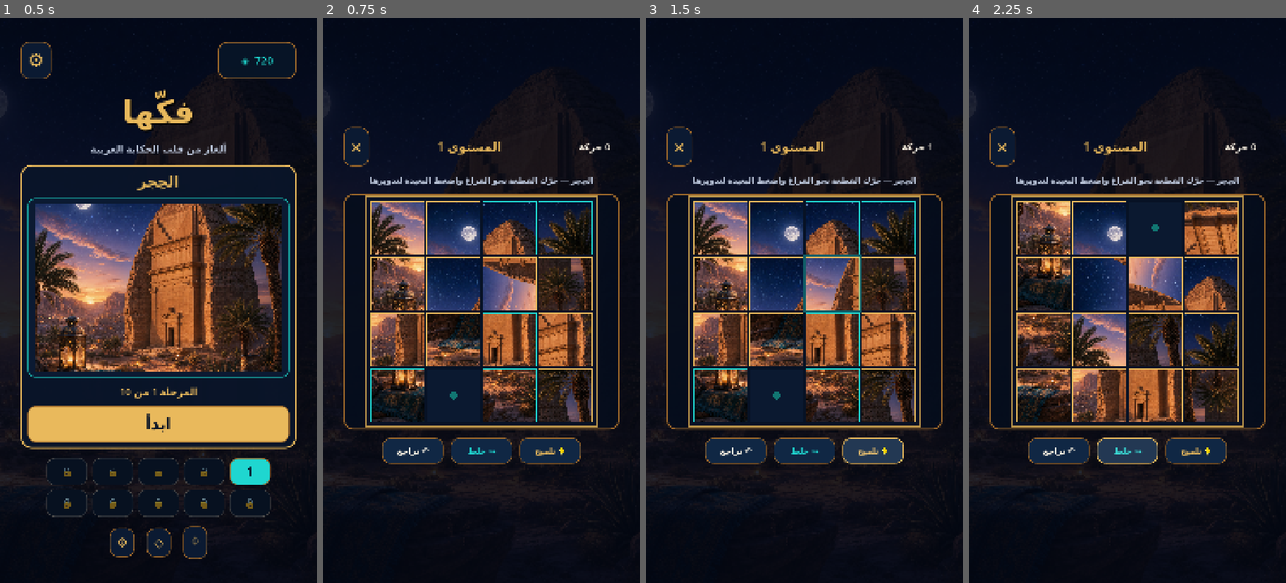
Above: before the commit, frames 1-4 (left to right).
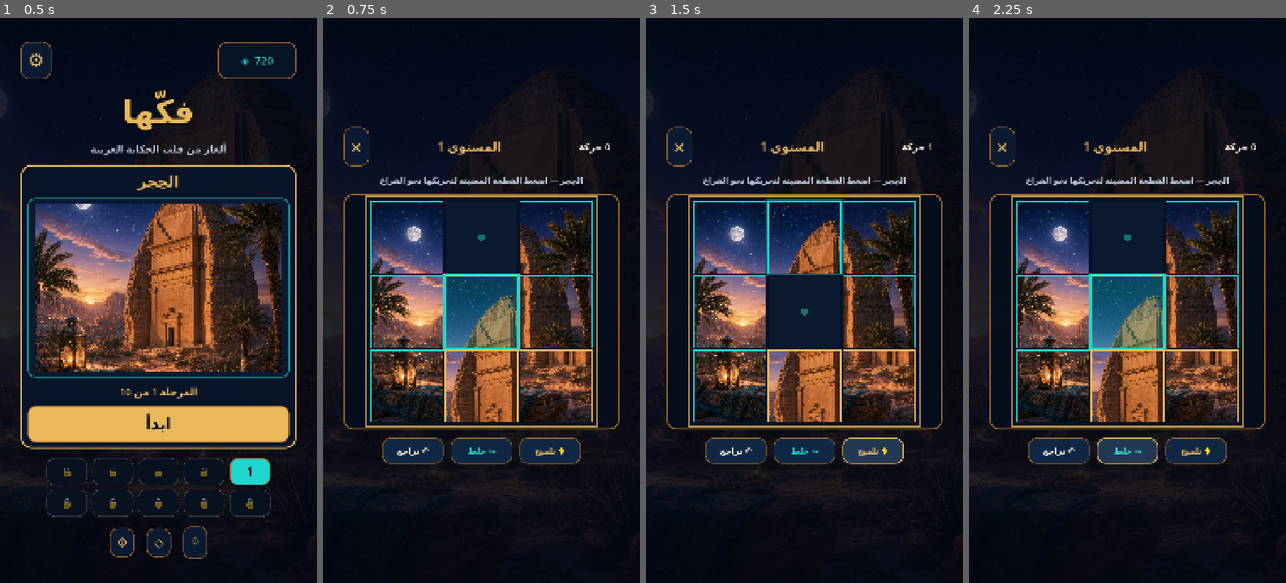
Above: after the commit, the same moments.

Repository: RUDY4K/plixfy
Game: Godot game, scene res://scenes/main.tscn
The game is run twice, just before and just after one commit, with the same random seed, the same clock (stepped at 60 frames per second) and the same inputs.
Inputs:
- Up to frame 1 (0.5 s): no input
- Up to frame 2 (0.75 s): click "ابدأ" at 0.5 s
- Up to frame 3 (1.5 s): click "💡 تلميح" at 1.25 s
- Up to frame 4 (2.25 s): click "↝ خلط" at 2 s

Frame 1 is identical in both runs. In frame 2, 20% of the frame differs, in the area x 14-86%, y 28-72%; in frame 3, 20%; in frame 4, 22%.

Commit message:
feat: ease players into Fakkaha puzzles

Diff:
--- a/games/fakkaha/scripts/main.gd
+++ b/games/fakkaha/scripts/main.gd
@@ -3,16 +3,16 @@
 const PuzzleBoardScript = preload("res://scripts/puzzle_board.gd")
 const SAVE_PATH := "user://progress.cfg"
 const LEVELS := [
-    {"name": "الحِجر", "texture": preload("res://assets/levels/hegra_01.png")},
-    {"name": "الدرعية", "texture": preload("res://assets/levels/diriyah_02.png")},
-    {"name": "جدة التاريخية", "texture": preload("res://assets/levels/jeddah_03.png")},
-    {"name": "رجال ألمع", "texture": preload("res://assets/levels/rijal_almaa_04.png")},
-    {"name": "جزر فرسان", "texture": preload("res://assets/levels/farasan_05.png")},
-    {"name": "واحة الأحساء", "texture": preload("res://assets/levels/alahsa_06.png")},
-    {"name": "حافة العالم", "texture": preload("res://assets/levels/edge_world_07.png")},
-    {"name": "قصر المصمك", "texture": preload("res://assets/levels/masmak_08.png")},
-    {"name": "ورد الطائف", "texture": preload("res://assets/levels/taif_09.png")},
-    {"name": "جبال السودة", "texture": preload("res://assets/levels/soudah_10.png")},
+    {"name": "الحِجر", "texture": preload("res://assets/levels/hegra_01.png"), "grid": 3, "shuffle": 3, "rotations": 0},
+    {"name": "الدرعية", "texture": preload("res://assets/levels/diriyah_02.png"), "grid": 3, "shuffle": 6, "rotations": 0},
+    {"name": "جدة التاريخية", "texture": preload("res://assets/levels/jeddah_03.png"), "grid": 3, "shuffle": 10, "rotations": 1},
+    {"name": "رجال ألمع", "texture": preload("res://assets/levels/rijal_almaa_04.png"), "grid": 3, "shuffle": 14, "rotations": 2},
+    {"name": "جزر فرسان", "texture": preload("res://assets/levels/farasan_05.png"), "grid": 4, "shuffle": 8, "rotations": 0},
+    {"name": "واحة الأحساء", "texture": preload("res://assets/levels/alahsa_06.png"), "grid": 4, "shuffle": 14, "rotations": 1},
+    {"name": "حافة العالم", "texture": preload("res://assets/levels/edge_world_07.png"), "grid": 4, "shuffle": 22, "rotations": 2},
+    {"name": "قصر المصمك", "texture": preload("res://assets/levels/masmak_08.png"), "grid": 4, "shuffle": 32, "rotations": 4},
+    {"name": "ورد الطائف", "texture": preload("res://assets/levels/taif_09.png"), "grid": 4, "shuffle": 46, "rotations": 7},
+    {"name": "جبال السودة", "texture": preload("res://assets/levels/soudah_10.png"), "grid": 4, "shuffle": 60, "rotations": 10},
 ]
 
 const BG := Color("#071225")
@@ -196,7 +196,12 @@
     moves_label.custom_minimum_size.x = 170
     top.add_child(moves_label)
 
-    column.add_child(_label(LEVELS[selected_level].name + " — حرّك القطعة نحو الفراغ واضغط البعيدة لتدويرها", 28, MUTED))
+    var guidance := "اضغط القطعة المضيئة لتحريكها نحو الفراغ"
+    if selected_level == 1:
+        guidance = "رتّب الصورة بتحريك القطع المجاورة نحو الفراغ"
+    elif selected_level >= 2:
+        guidance = "حرّك القطع، واضغط القطعة البعيدة لتدويرها"
+    column.add_child(_label(LEVELS[selected_level].name + " — " + guidance, 28, MUTED))
 
     var board_frame := PanelContainer.new()
     board_frame.size_flags_vertical = Control.SIZE_SHRINK_CENTER
@@ -210,7 +215,10 @@
     var board: PuzzleBoard = PuzzleBoardScript.new()
     board.name = "PuzzleBoard"
     board.puzzle_texture = _level_texture(selected_level)
-    board.difficulty = selected_level + 1
+    board.grid_size = int(LEVELS[selected_level].grid)
+    board.shuffle_steps = int(LEVELS[selected_level].shuffle)
+    board.rotated_tile_count = int(LEVELS[selected_level].rotations)
+    board.tutorial_enabled = selected_level == 0
     board.moves_changed.connect(func(value: int) -> void: moves_label.text = "%d حركة" % value)
     board.puzzle_solved.connect(_complete_level)
     aspect.add_child(board)
--- a/games/fakkaha/scripts/puzzle_board.gd
+++ b/games/fakkaha/scripts/puzzle_board.gd
@@ -4,20 +4,22 @@
 signal moves_changed(value: int)
 signal puzzle_solved
 
-const GRID_SIZE := 4
-const TILE_COUNT := GRID_SIZE * GRID_SIZE
 const GOLD := Color("#E9B95C")
 const TURQUOISE := Color("#1FD6D0")
 const BOARD_BG := Color("#071225")
 
 @export var puzzle_texture: Texture2D
-@export_range(1, 10, 1) var difficulty := 1
+@export_range(3, 4, 1) var grid_size := 4
+@export_range(1, 100, 1) var shuffle_steps := 24
+@export_range(0, 15, 1) var rotated_tile_count := 0
+@export var tutorial_enabled := false
 
 var order: Array[int] = []
 var rotations: Array[int] = []
 var history: Array[Dictionary] = []
 var moves := 0
 var locked := false
+var tutorial_position := -1
 var feedback_position := -1
 var feedback_alpha := 0.0:
     set(value):
@@ -32,17 +34,22 @@
     reset_and_shuffle()
 
 
+func _process(_delta: float) -> void:
+    if tutorial_position >= 0:
+        queue_redraw()
+
+
 func reset_and_shuffle() -> void:
+    var tile_count := grid_size * grid_size
     order.clear()
     rotations.clear()
     history.clear()
-    for index in range(TILE_COUNT - 1):
+    for index in range(tile_count - 1):
         order.append(index)
         rotations.append(0)
     order.append(-1)
 
     var previous_empty := -1
-    var shuffle_steps := 24 + difficulty * 8
     for _step in range(shuffle_steps):
         var empty := order.find(-1)
         var neighbours := _neighbours(empty).filter(func(pos: int) -> bool: return pos != previous_empty)
@@ -53,12 +60,22 @@
         order[empty] = order[chosen]
         order[chosen] = -1
 
-    var rotation_chance := minf(1.0, 0.15 + difficulty * 0.085)
-    for tile in range(TILE_COUNT - 1):
-        rotations[tile] = randi_range(1, 3) if randf() <= rotation_chance else 0
+    var rotation_candidates: Array[int] = []
+    for tile in range(tile_count - 1):
+        rotation_candidates.append(tile)
+    rotation_candidates.shuffle()
+    for index in range(mini(rotated_tile_count, rotation_candidates.size())):
+        var tile := rotation_candidates[index]
+        rotations[tile] = randi_range(1, 3)
+
     if _is_solved():
-        rotations[0] = 1
-
+        var empty := order.find(-1)
+        var chosen: int = _neighbours(empty).front()
+        order[empty] = order[chosen]
+        order[chosen] = -1
+        previous_empty = empty
+
+    tutorial_position = previous_empty if tutorial_enabled else -1
     moves = 0
     locked = false
     moves_changed.emit(moves)
@@ -80,6 +97,7 @@
 func use_hint() -> void:
     if locked:
         return
+    tutorial_position = -1
     _remember_state()
     for tile in range(rotations.size()):
         if rotations[tile] != 0:
@@ -102,6 +120,14 @@
     return order.duplicate()
 
 
+func get_rotated_tile_count() -> int:
+    var count := 0
+    for rotation in rotations:
+        if rotation != 0:
+            count += 1
+    return count
+
+
 func _gui_input(event: InputEvent) -> void:
     if locked:
         return
@@ -118,13 +144,14 @@
     if not board.has_point(point):
         return
     var local := point - board.position
-    var tile_size := board.size.x / GRID_SIZE
-    var column := clampi(int(local.x / tile_size), 0, GRID_SIZE - 1)
-    var row := clampi(int(local.y / tile_size), 0, GRID_SIZE - 1)
-    var position := row * GRID_SIZE + column
+    var tile_size := board.size.x / grid_size
+    var column := clampi(int(local.x / tile_size), 0, grid_size - 1)
+    var row := clampi(int(local.y / tile_size), 0, grid_size - 1)
+    var position := row * grid_size + column
     if order[position] < 0:
         return
 
+    tutorial_position = -1
     _remember_state()
     var empty := order.find(-1)
     if position in _neighbours(empty):
@@ -168,25 +195,26 @@
 
 
 func _is_solved() -> bool:
-    if order.size() != TILE_COUNT or rotations.size() != TILE_COUNT - 1:
+    var tile_count := grid_size * grid_size
+    if order.size() != tile_count or rotations.size() != tile_count - 1:
         return false
-    for position in range(TILE_COUNT - 1):
+    for position in range(tile_count - 1):
         if order[position] != position or rotations[position] != 0:
             return false
-    return order[TILE_COUNT - 1] == -1
+    return order[tile_count - 1] == -1
 
 
 func _neighbours(position: int) -> Array[int]:
     var result: Array[int] = []
-    var row := position / GRID_SIZE
-    var column := position % GRID_SIZE
+    var row: int = position / grid_size
+    var column := position % grid_size
     if row > 0:
-        result.append(position - GRID_SIZE)
-    if row < GRID_SIZE - 1:
-        result.append(position + GRID_SIZE)
+        result.append(position - grid_size)
+    if row < grid_size - 1:
+        result.append(position + grid_size)
     if column > 0:
         result.append(position - 1)
-    if column < GRID_SIZE - 1:
+    if column < grid_size - 1:
         result.append(position + 1)
     return result
 
@@ -203,15 +231,15 @@
     if puzzle_texture == null:
         return
 
-    var tile_size := board.size.x / GRID_SIZE
-    var source_size := puzzle_texture.get_size() / GRID_SIZE
+    var tile_size := board.size.x / grid_size
+    var source_size := puzzle_texture.get_size() / grid_size
     var gap := 5.0
 
     for position in range(order.size()):
         var tile := order[position]
         if tile < 0:
             var blank_rect := Rect2(
-                board.position + Vector2(position % GRID_SIZE, position / GRID_SIZE) * tile_size + Vector2(gap, gap),
+                board.position + Vector2(position % grid_size, position / grid_size) * tile_size + Vector2(gap, gap),
                 Vector2.ONE * (tile_size - gap * 2.0)
             )
             draw_rect(blank_rect, Color("#0B1930"), true)
@@ -219,11 +247,11 @@
             continue
 
         var destination := Rect2(
-            board.position + Vector2(position % GRID_SIZE, position / GRID_SIZE) * tile_size + Vector2(gap, gap),
+            board.position + Vector2(position % grid_size, position / grid_size) * tile_size + Vector2(gap, gap),
             Vector2.ONE * (tile_size - gap * 2.0)
         )
         var source := Rect2(
-            Vector2(tile % GRID_SIZE, tile / GRID_SIZE) * source_size,
+            Vector2(tile % grid_size, tile / grid_size) * source_size,
             source_size
         )
         var center := destination.get_center()
@@ -237,5 +265,9 @@
 
         var correct := tile == position and rotations[tile] == 0
         draw_rect(destination, TURQUOISE if correct else GOLD, false, 4.0)
+        if position == tutorial_position:
+            var glow := 0.16 + (sin(Time.get_ticks_msec() * 0.006) + 1.0) * 0.09
+            draw_rect(destination.grow(3), Color(0.12, 0.92, 0.88, glow), true)
+            draw_rect(destination.grow(6), TURQUOISE, false, 10.0)
         if position == feedback_position and feedback_alpha > 0.0:
             draw_rect(destination.grow(5), Color(0.12, 0.84, 0.82, feedback_alpha), false, 8.0)
--- a/games/fakkaha/tests/smoke_test.gd
+++ b/games/fakkaha/tests/smoke_test.gd
@@ -17,6 +17,7 @@
 
     var board := PuzzleBoard.new()
     board.puzzle_texture = load("res://assets/levels/hegra_01.png")
+    board.rotated_tile_count = 2
     root.add_child(board)
     await process_frame
     assert(board.get_tile_order().size() == 16, "Puzzle must have 16 board positions")
@@ -26,5 +27,17 @@
     assert(board.moves == 1, "Using a hint must count as one move")
     board.undo()
     assert(board.get_tile_order() == initial_order, "Undo must restore the board after a hint")
+
+    var beginner := PuzzleBoard.new()
+    beginner.puzzle_texture = load("res://assets/levels/hegra_01.png")
+    beginner.grid_size = 3
+    beginner.shuffle_steps = 3
+    beginner.rotated_tile_count = 0
+    beginner.tutorial_enabled = true
+    root.add_child(beginner)
+    await process_frame
+    assert(beginner.get_tile_order().size() == 9, "The first level must use a 3 by 3 board")
+    assert(beginner.get_rotated_tile_count() == 0, "The first level must not rotate any tiles")
+    assert(beginner.tutorial_position >= 0, "The first level must highlight a helpful opening move")
     print("FAKKAHA_SMOKE_OK")
     quit(0)
Not shown, changed: games/fakkaha/export_presets.cfg
Not shown, changed: games/fakkaha/README.md
